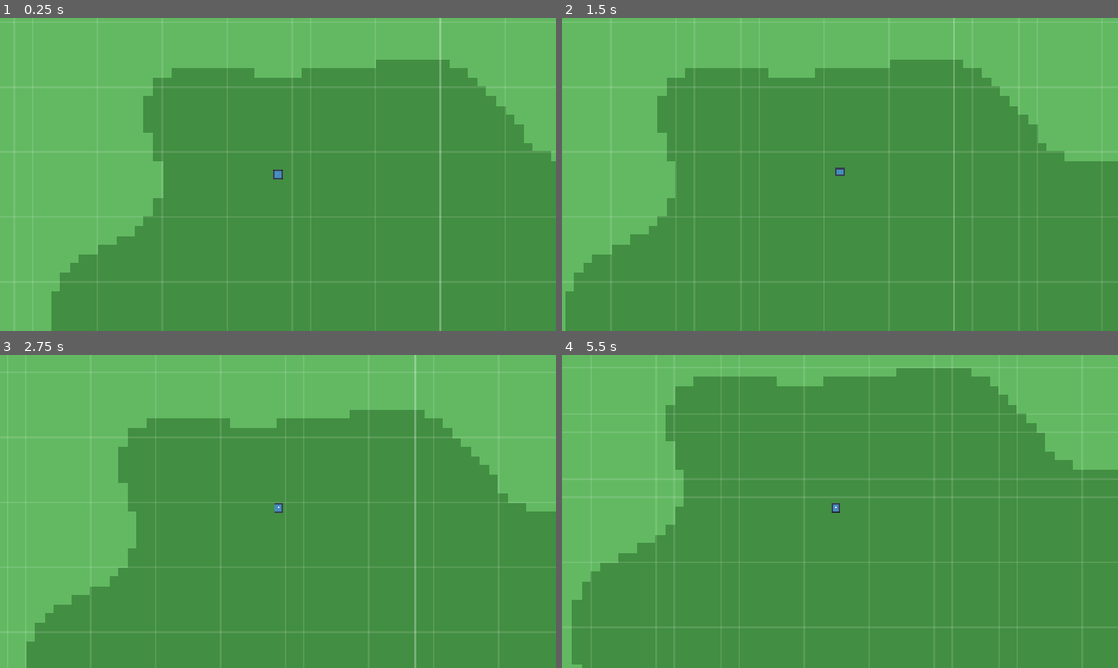
Above: before the commit, frames 1-4 (two rows, left to right).
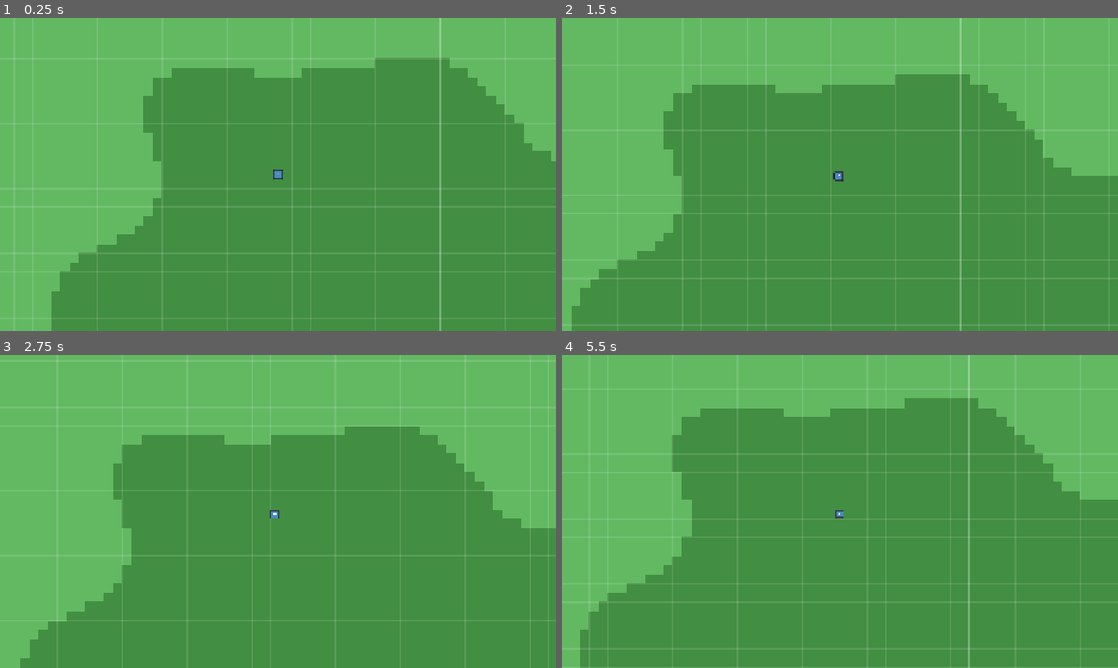
Above: after the commit, the same moments.

Repository: Zathmier/necromancer-game-public
Game: Godot game, scene res://scenes/main.tscn
The game is run twice, just before and just after one commit, with the same random seed, the same clock (stepped at 60 frames per second) and the same inputs. The engine's default icon, where the game draws it, is replaced by a stand-in: a white triangle on a blue panel in a dark square.
Inputs (mouse positions are in pixels of both pictures, inside the frame that each line leads up to):
- Up to frame 1 (0.25 s): no input
- Up to frame 2 (1.5 s): tap Enter at 0.5 s; move the mouse to (962, 158) at 0.52 s; click (962, 158) at 0.67 s; move the mouse to (728, 190) at 1.27 s; click (728, 190) at 1.42 s
- Up to frame 3 (2.75 s): move the mouse to (333, 442) at 2.02 s; click (333, 442) at 2.17 s
- Up to frame 4 (5.5 s): move the mouse to (812, 574) at 2.77 s; click (812, 574) at 2.92 s; move the mouse to (1006, 558) at 3.52 s; click (1006, 558) at 3.67 s; move the mouse to (673, 464) at 4.27 s; click (673, 464) at 4.42 s; move the mouse to (867, 511) at 5.02 s; click (867, 511) at 5.17 s

The runs differ from the first frame. In frame 1, 0.2% of the frame differs, in the area x 10-95%, y 12-82%; in frame 2, 6.5%; in frame 3, 6.1%; in frame 4, 11%, in the area x 1-100%, y 0-100%.

Commit message:
Player: diagonal grid path (Chebyshev), deferred spawn snap to tile center; optional Main spawn snap

Diff:
--- a/scripts/Main.gd
+++ b/scripts/Main.gd
@@ -6,10 +6,13 @@
 const WorldGenScript = preload("res://scripts/world/WorldGen.gd")
 const WorldViewScript= preload("res://scripts/world/WorldDebugPainter.gd")
 
+const TILE := 32
+const HALF_TILE := TILE / 2
+
 func _ready() -> void:
 	_configure_window()
 
-	# Screen overlay grid so it’s camera-independent
+	# Screen overlay grid
 	var grid_layer := CanvasLayer.new()
 	grid_layer.name = "GridLayer"
 	add_child(grid_layer)
@@ -35,7 +38,14 @@
 	player.name = "Player"
 	player.set_script(PlayerScript)
 	add_child(player)
-	player.global_position = get_viewport_rect().size * 0.5
+
+	# Spawn on the center tile of the current view
+	var center := get_viewport_rect().size * 0.5
+	var spawn := Vector2(
+		round(center.x / TILE) * TILE + HALF_TILE,
+		round(center.y / TILE) * TILE + HALF_TILE
+	)
+	player.global_position = spawn
 
 	# UI Console
 	var ui := CanvasLayer.new()
--- a/scripts/player/Player.gd
+++ b/scripts/player/Player.gd
@@ -1,80 +1,127 @@
 extends CharacterBody2D
-# Click-to-move with smooth snap-to-grid landings, pixel-snapped camera.
+# Grid-following click-to-move (8-directional, least steps), smooth, exact tile-center landings.
+# Godot 4.5 / GDScript
 
 const TILE := 32
 const HALF_TILE := TILE * 0.5
 
-var agent: NavigationAgent2D
-@export var move_speed: float = 240.0
-@export var accel: float = 12.0
+@export var move_speed: float = 240.0  # pixels/sec
 
-# Track the snapped target to avoid “snap while en route” glitches
-var target_pos: Vector2 = Vector2.INF
-var has_target: bool = false
+var _path: PackedVector2Array = PackedVector2Array()  # world-space tile centers
+var _current: Vector2 = Vector2.ZERO                  # current waypoint (world-space)
+var _has_path: bool = false
 
-var _auto_nav: NavigationRegion2D = null
+func _enter_tree() -> void:
+	# If the scene sets an initial position, we still ensure we land exactly on a tile.
+	# Do it deferred to run AFTER parent/scene positions are finalized.
+	call_deferred("_deferred_spawn_snap")
 
 func _ready() -> void:
 	_ensure_sprite()
 	_ensure_collision()
-	_ensure_agent()
 	_ensure_camera()
-	_ensure_nav_region_for_testing()
-	if not Engine.is_editor_hint():
-		_register_console_cmds()
+
+func _deferred_spawn_snap() -> void:
+	global_position = _snap_to_tile_center(global_position)
 
 func _unhandled_input(event: InputEvent) -> void:
 	if event is InputEventMouseButton and event.pressed and event.button_index == MOUSE_BUTTON_LEFT:
-		var tgt := _snap_to_tile_center(get_global_mouse_position())
-		_set_destination(tgt)
-		Bus.send_output("moving to (%.1f, %.1f)" % [tgt.x, tgt.y])
+		var target_ws: Vector2 = _snap_to_tile_center(get_global_mouse_position())
+		_set_destination(target_ws)
 		get_viewport().set_input_as_handled()
 
 func _physics_process(delta: float) -> void:
-	# Pixel-snap camera so world tiles & grid are 1:1 with screen pixels
+	# Pixel-snap the camera so tiles & grid align 1:1 with screen pixels.
 	var cam := get_node_or_null("Camera2D") as Camera2D
 	if cam:
 		cam.global_position = cam.global_position.round()
 
-	# Arrival logic: only snap when REALLY at the target
-	if has_target:
-		var d := global_position.distance_to(target_pos)
-		if d <= 1.25: # nice crisp finish
-			global_position = target_pos
-			velocity = Vector2.ZERO
-			has_target = false
-			agent.set_target_position(global_position) # clear residual path
-			move_and_slide()
-			return
-
-	if agent.is_navigation_finished():
-		# No path (e.g., you clicked very close). Ease to nearest tile center but don’t fight a live path.
-		var snap := _snap_to_tile_center(global_position)
-		global_position = global_position.lerp(snap, clamp(10.0 * delta, 0.0, 1.0))
+	if not _has_path:
 		velocity = Vector2.ZERO
 		move_and_slide()
 		return
 
-	# Follow path normally
-	var next := agent.get_next_path_position()
-	var dir := (next - global_position)
-	if dir.length() > 0.001:
-		var desired := dir.normalized() * move_speed
-		velocity = velocity.lerp(desired, clamp(accel * delta, 0.0, 1.0))
-	else:
-		velocity = velocity.move_toward(Vector2.ZERO, move_speed * delta)
+	# Move toward current waypoint without overshoot.
+	var to: Vector2 = _current - global_position
+	var dist: float = to.length()
+	var step: float = move_speed * delta
 
+	if dist <= step:
+		# Arrived at this waypoint. Snap exactly, then advance.
+		global_position = _current
+		if _path.size() > 0:
+			_path.remove_at(0)
+		if _path.size() > 0:
+			_current = _path[0]
+		else:
+			_has_path = false
+		velocity = Vector2.ZERO
+		move_and_slide()
+		return
+
+	velocity = to.normalized() * move_speed
 	move_and_slide()
 
-# ---------------- helpers ----------------
+# ---------------- Pathing helpers ----------------
 
-func _set_destination(p: Vector2) -> void:
-	target_pos = p
-	has_target = true
-	agent.set_target_position(p)
+func _set_destination(target_ws: Vector2) -> void:
+	# Build an 8-direction, least-steps path (maximally diagonal, then straight).
+	var start_t: Vector2i = _world_to_tile(global_position)
+	var goal_t:  Vector2i = _world_to_tile(target_ws)
+	_path = _build_chebyshev_path(start_t, goal_t)   # world-space waypoints at tile centers
+	_has_path = _path.size() > 0
+	if _has_path:
+		_current = _path[0]
+
+# Chebyshev shortest path on a grid with diagonals allowed:
+# Do min(|dx|,|dy|) diagonal steps, then finish remaining straight steps.
+func _build_chebyshev_path(start_t: Vector2i, goal_t: Vector2i) -> PackedVector2Array:
+	var pts := PackedVector2Array()
+	var t := start_t
+
+	var dx: int = goal_t.x - t.x
+	var dy: int = goal_t.y - t.y
+	var sx: int = 0 if dx == 0 else (1 if dx > 0 else -1)
+	var sy: int = 0 if dy == 0 else (1 if dy > 0 else -1)
+
+	var n_diag: int = mini(abs(dx), abs(dy))
+	var n_ax:   int = maxi(abs(dx), abs(dy)) - n_diag
+
+	# 1) Diagonals
+	for i in n_diag:
+		t.x += sx
+		t.y += sy
+		pts.append(_tile_to_world(t))
+
+	# 2) Straights (whichever axis still has remaining delta)
+	if abs(dx) > abs(dy):
+		for i in n_ax:
+			t.x += sx
+			pts.append(_tile_to_world(t))
+	elif abs(dy) > abs(dx):
+		for i in n_ax:
+			t.y += sy
+			pts.append(_tile_to_world(t))
+	# if equal, n_ax == 0 and we’re done
+
+	return pts
+
+# --- conversions & snap ---
+
+func _world_to_tile(p: Vector2) -> Vector2i:
+	# Map world to tile index where centers are n*TILE + HALF_TILE
+	return Vector2i(
+		roundi((p.x - HALF_TILE) / TILE),
+		roundi((p.y - HALF_TILE) / TILE)
+	)
+
+func _tile_to_world(t: Vector2i) -> Vector2:
+	return Vector2(t.x * TILE + HALF_TILE, t.y * TILE + HALF_TILE)
 
 func _snap_to_tile_center(p: Vector2) -> Vector2:
-	return Vector2(round(p.x / TILE) * TILE + HALF_TILE, round(p.y / TILE) * TILE + HALF_TILE)
+	return _tile_to_world(_world_to_tile(p))
+
+# ---------------- Node ensure (visuals & camera only) ----------------
 
 func _ensure_sprite() -> void:
 	var spr := get_node_or_null("Sprite2D") as Sprite2D
@@ -99,17 +146,6 @@
 		shape.radius = 12.0
 		col.shape = shape
 
-func _ensure_agent() -> void:
-	agent = get_node_or_null("NavigationAgent2D") as NavigationAgent2D
-	if agent == null:
-		agent = NavigationAgent2D.new()
-		agent.name = "NavigationAgent2D"
-		add_child(agent)
-	# Tighten distances so arrival detection is clean
-	agent.path_desired_distance = 2.0
-	agent.target_desired_distance = 1.0
-	agent.avoidance_enabled = false
-
 func _ensure_camera() -> void:
 	var cam := get_node_or_null("Camera2D") as Camera2D
 	if cam == null:
@@ -118,53 +154,3 @@
 		add_child(cam)
 	cam.enabled = true
 	cam.make_current()
-
-func _ensure_nav_region_for_testing() -> void:
-	var root := get_tree().current_scene
-	if root == null:
-		return
-	_auto_nav = root.find_child("AutoNav", true, false) as NavigationRegion2D
-	if _auto_nav != null:
-		return
-
-	# HUGE dev polygon so you can roam freely
-	var R := 20000.0
-	var poly := NavigationPolygon.new()
-	poly.add_outline(PackedVector2Array([
-		Vector2(-R, -R), Vector2(R, -R),
-		Vector2(R, R),   Vector2(-R, R)
-	]))
-	poly.make_polygons_from_outlines() # dev-only
-
-	var region := NavigationRegion2D.new()
-	region.name = "AutoNav"
-	region.navigation_polygon = poly
-	_auto_nav = region
-	call_deferred("_add_nav_region_deferred", root, region)
-
-func _add_nav_region_deferred(root: Node, region: NavigationRegion2D) -> void:
-	if is_instance_valid(root) and region.get_parent() == null:
-		root.add_child(region)
-	_auto_nav = region
-
-# ---------------- console cmds ----------------
-
-func _register_console_cmds() -> void:
-	ConsoleRouter.register_cmd("where", func(_a):
-		Bus.send_output("pos = (%.1f, %.1f)" % [global_position.x, global_position.y])
-	, "Show player position")
-
-	ConsoleRouter.register_cmd("speed", func(a):
-		if a.size() < 1:
-			Bus.send_output("usage: speed <value>"); return
-		move_speed = max(10.0, float(a[0]))
-		Bus.send_output("move_speed = %.1f" % move_speed)
-	, "Set move speed")
-
-	ConsoleRouter.register_cmd("goto", func(a):
-		if a.size() < 2:
-			Bus.send_output("usage: goto <x> <y>"); return
-		var tgt := _snap_to_tile_center(Vector2(float(a[0]), float(a[1])))
-		_set_destination(tgt)
-		Bus.send_output("goto (%.1f, %.1f)" % [tgt.x, tgt.y])
-	, "Move to position")
